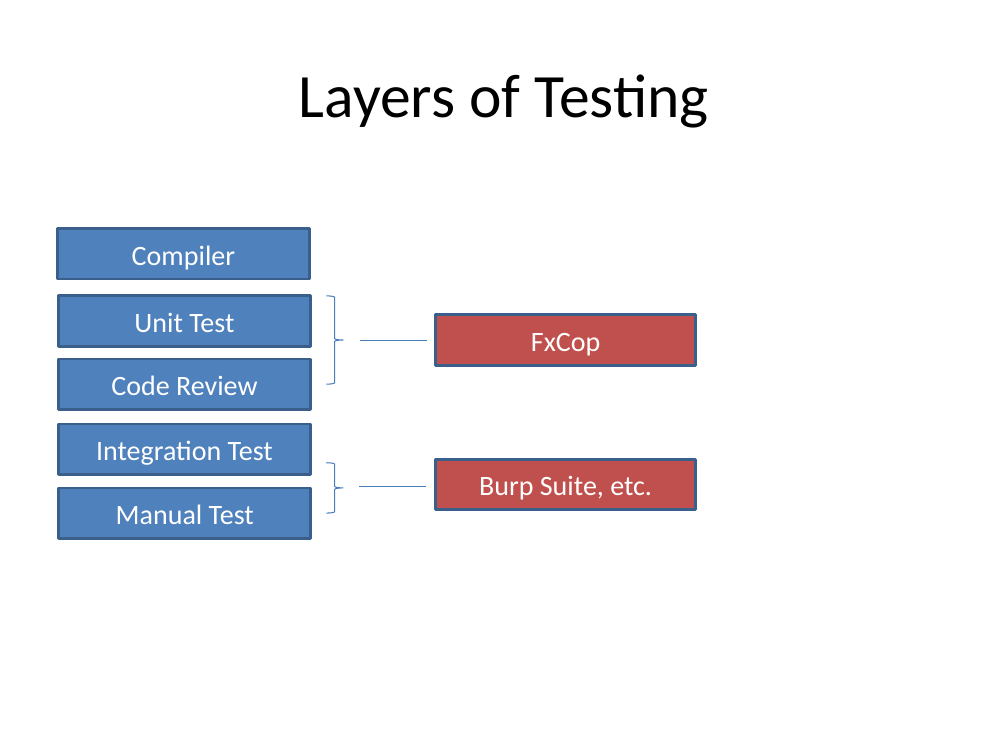
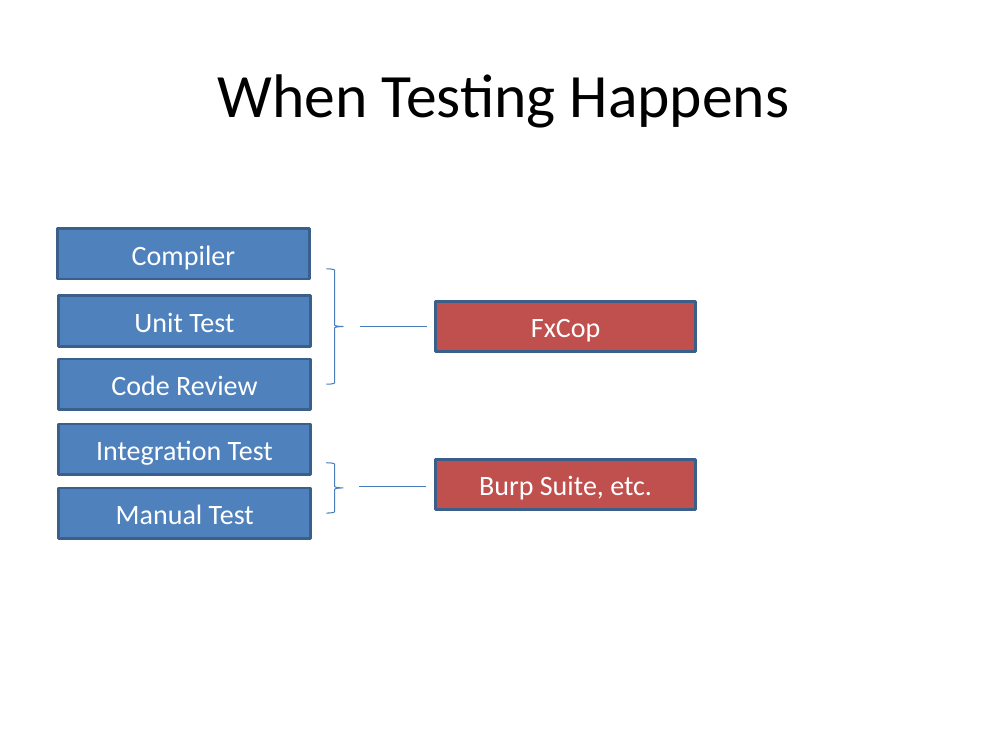
Before and after one commit to Chris-ScoutCorps/FxCop, a slide deck: slide 5 of FxCop.pptx. Drawn at 1008x756 pixels with LibreOffice and Linux fonts; fonts in the diff are those of the drawing; background and template pictures are left out. Boxes give left, top, right and bottom in pixels: in the first picture for what was removed or moved away, otherwise in the second. Text is boxed around its words. In the diff, an @@ line names an element or a change of style, - is before the commit and + after.

```diff
--- a/FxCop.pptx
+++ b/FxCop.pptx
@@ title at [218, 74, 790, 128]: text changed @@
-Layers of Testing
+When Testing Happens
@@ right brace: place and size @@
-right brace at [327, 296, 344, 385]
+right brace at [327, 269, 344, 385]
@@ line moved from (427, 340) - (360, 340) to (427, 327) - (360, 327) @@
@@ rectangle "FxCop": place and size @@
-rectangle "FxCop" at [435, 314, 696, 365]
+rectangle "FxCop" at [435, 301, 696, 352]
```
Also in this commit, not shown: 10 other slides changed, 1 other file.
